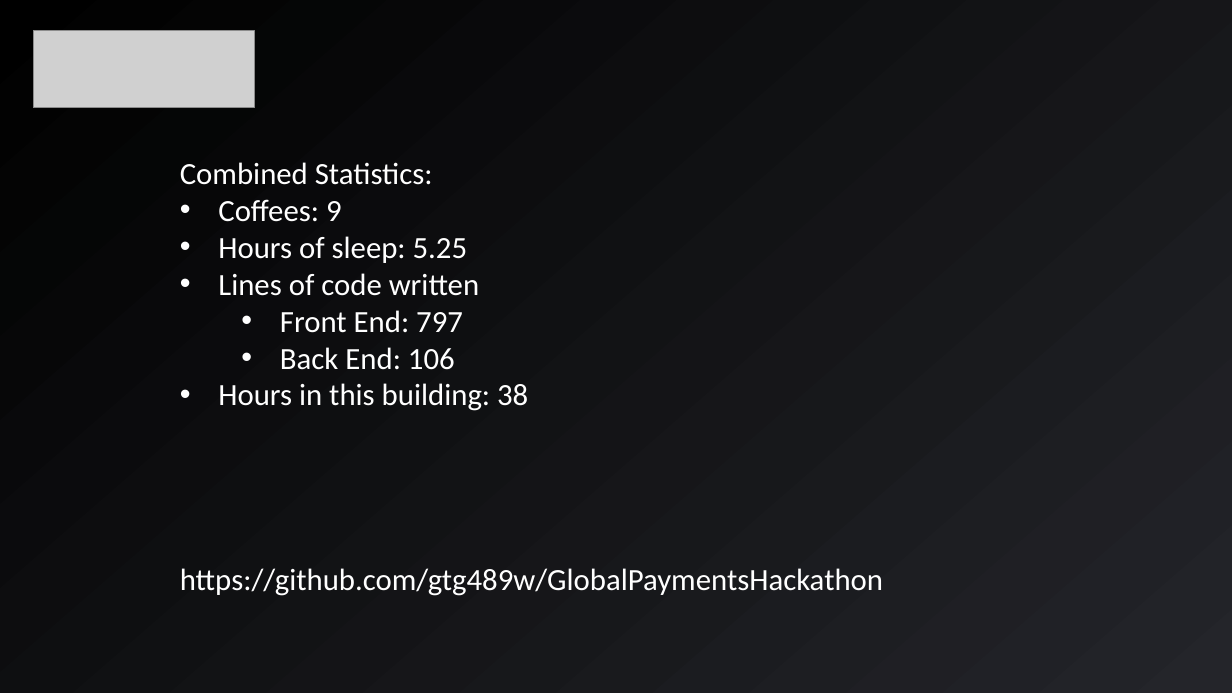
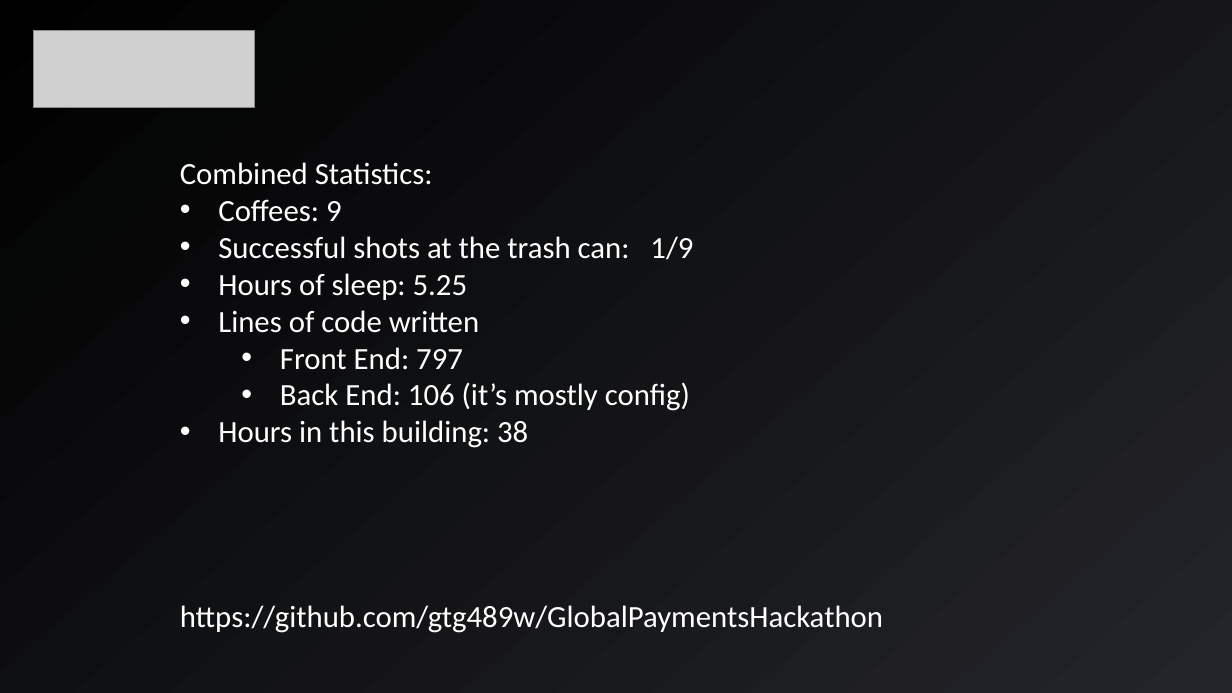
Before and after one commit to gtg489w/GlobalPaymentsHackathon, a slide deck: slide 10 of presentation/GP Hackathon - Hitch - Presentation.pptx. Drawn at 1232x693 pixels with LibreOffice and Linux fonts; fonts in the diff are those of the drawing; grey boxes stand for pictures. Boxes give left, top, right and bottom in pixels: in the first picture for what was removed or moved away, otherwise in the second. Text is boxed around its words. In the diff, an @@ line names an element or a change of style, - is before the commit and + after.

Commit message:
Updated presentation

```diff
--- a/presentation/GP Hackathon - Hitch - Presentation.pptx
+++ b/presentation/GP Hackathon - Hitch - Presentation.pptx
@@ text at box(218, 236, 693, 260): paragraph added @@
+• Successful shots at the trash can: 1/9
@@ text at box(280, 382, 690, 411): text changed @@
-  • Back End: 106
+  • Back End: 106 (it’s mostly config)
```
